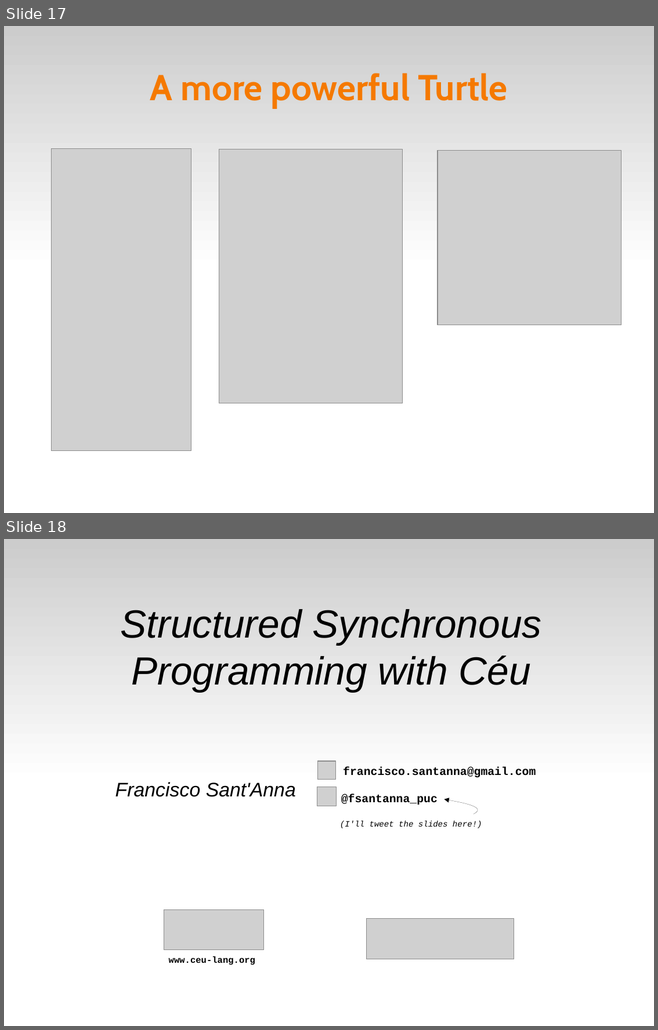
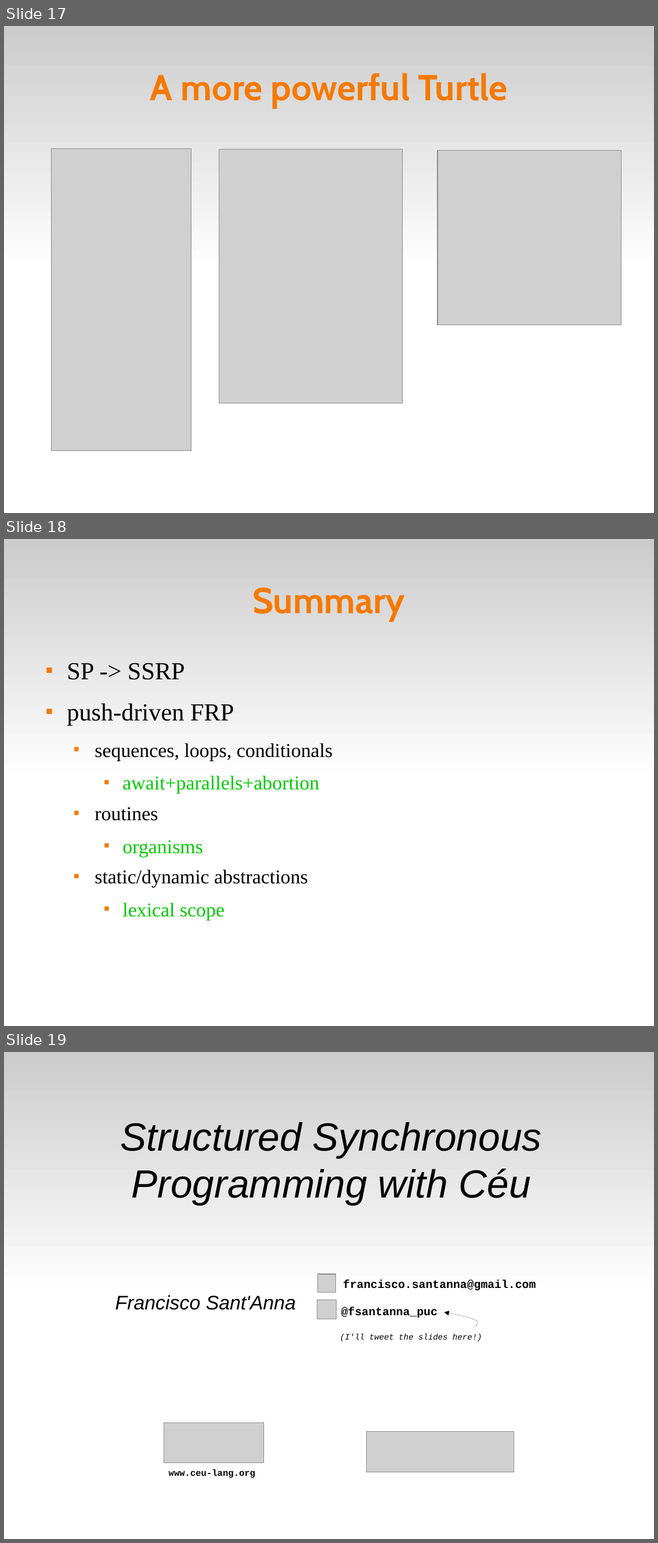
Before and after one commit to fsantanna-no/ceu-docs, a slide deck: ceu_curryon.odp. Shown one above the other, each under a label of ours: slides 17 and 18 before the commit, slides 17, 18 and 19 after it. The pictures are 658x1030 and 658x1543 pixels, drawn with LibreOffice and Linux fonts; fonts in the diff are those of the drawing; grey boxes stand for pictures. Boxes give left, top, right and bottom in pixels: in the first picture for what was removed or moved away, otherwise in the second. Text is boxed around its words. In the diff, an @@ line names an element or a change of style, - is before the commit and + after.

```diff
--- a/ceu_curryon.odp
+++ b/ceu_curryon.odp
@@ slide 18 added at (4,539,654,1026), background #FFFFFF; not listed: 1 template element that a slide beside it also shows @@
@@ title added at (252,587,405,621), 44 pt, text #F57900, bold @@
+Summary
@@ text added at (67,663,332,921), 24 pt, text #000000 @@
+■ SP -> SSRP
+■ push-driven FRP
+  ■ sequences, loops, conditionals
+    ■ await+parallels+abortion
+  ■ routines
+    ■ organisms
+  ■ static/dynamic abstractions
+    ■ lexical scope
@@ what was slide 18 is now slide 19 @@
```
Also in this commit, not shown: 5 slides changed, 1 other slide added, 1 slide removed, 3 other files.
